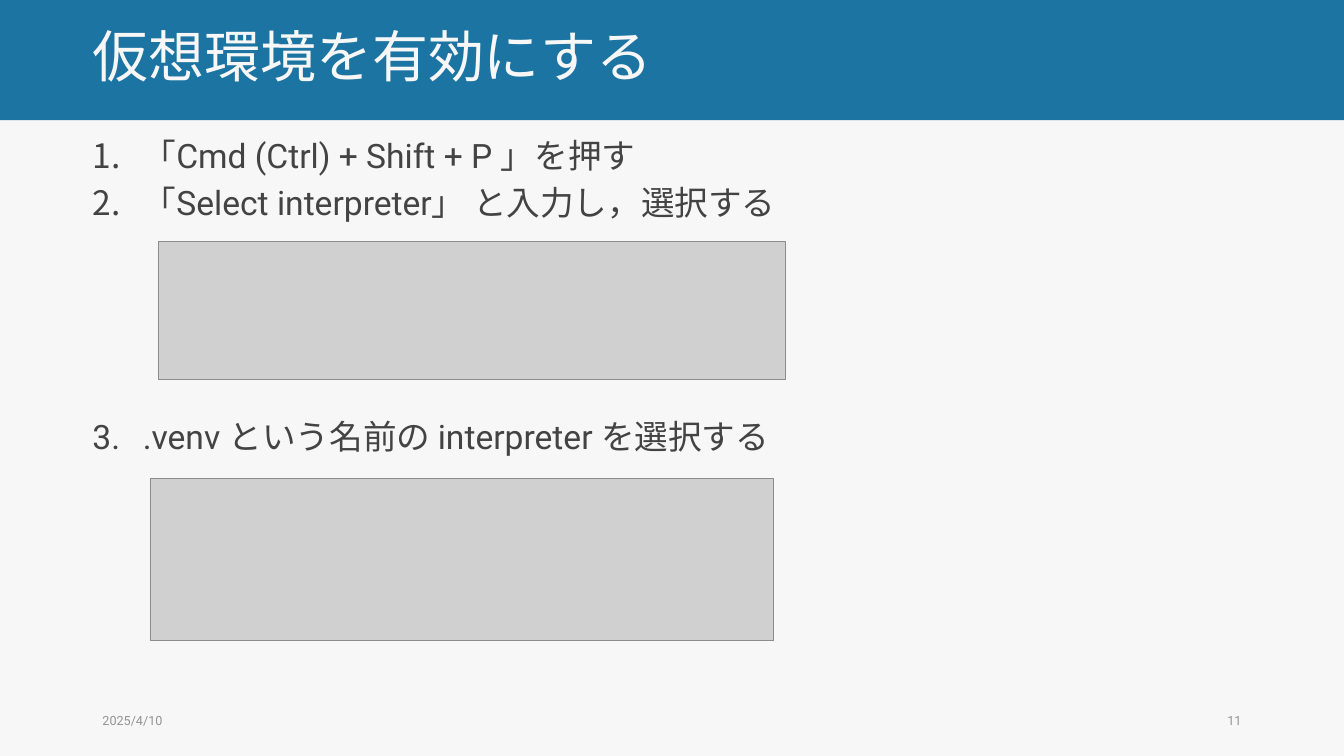
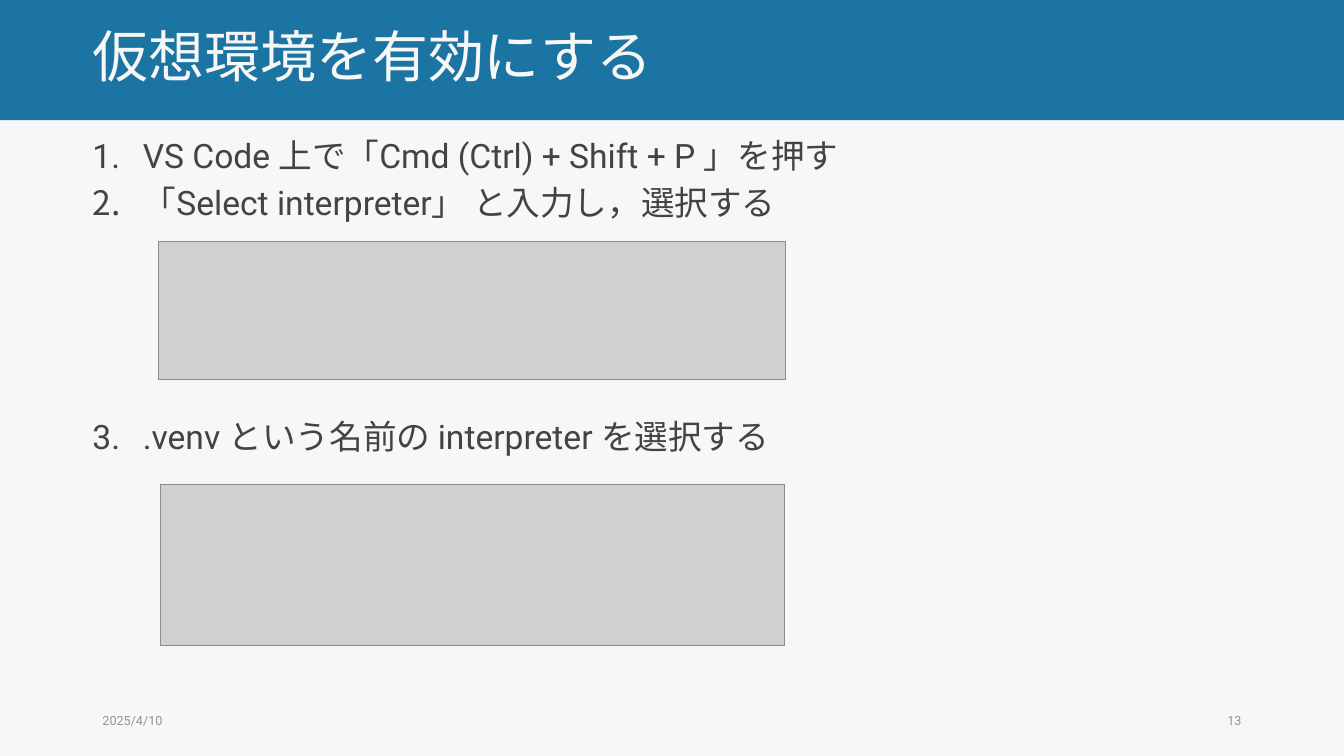
Before and after one commit to ryu-thakahashi/exp-psych-programs-25S, a slide deck: slide 13 of docs/lec_pptx/forge_env.pptm (slide 11 before the commit). Drawn at 1344x756 pixels with LibreOffice and Linux fonts; fonts in the diff are those of the drawing; grey boxes stand for pictures. Boxes give left, top, right and bottom in pixels: in the first picture for what was removed or moved away, otherwise in the second. Text is boxed around its words. In the diff, an @@ line names an element or a change of style, - is before the commit and + after.

```diff
--- a/docs/lec_pptx/forge_env.pptm
+++ b/docs/lec_pptx/forge_env.pptm
@@ text at (143,139,838,176): text changed @@
-1. 「Cmd (Ctrl) + Shift + P 」を押す
+1. VS Code 上で「Cmd (Ctrl) + Shift + P 」を押す
@@ picture: place and size @@
-picture at (150,479,774,640)
+picture at (161,484,785,645)
@@ page number at (1227,716,1241,725): text changed @@
-11
+13
```
Also in this commit, not shown: 11 other slides changed, 5 slides added, 56 other files.
